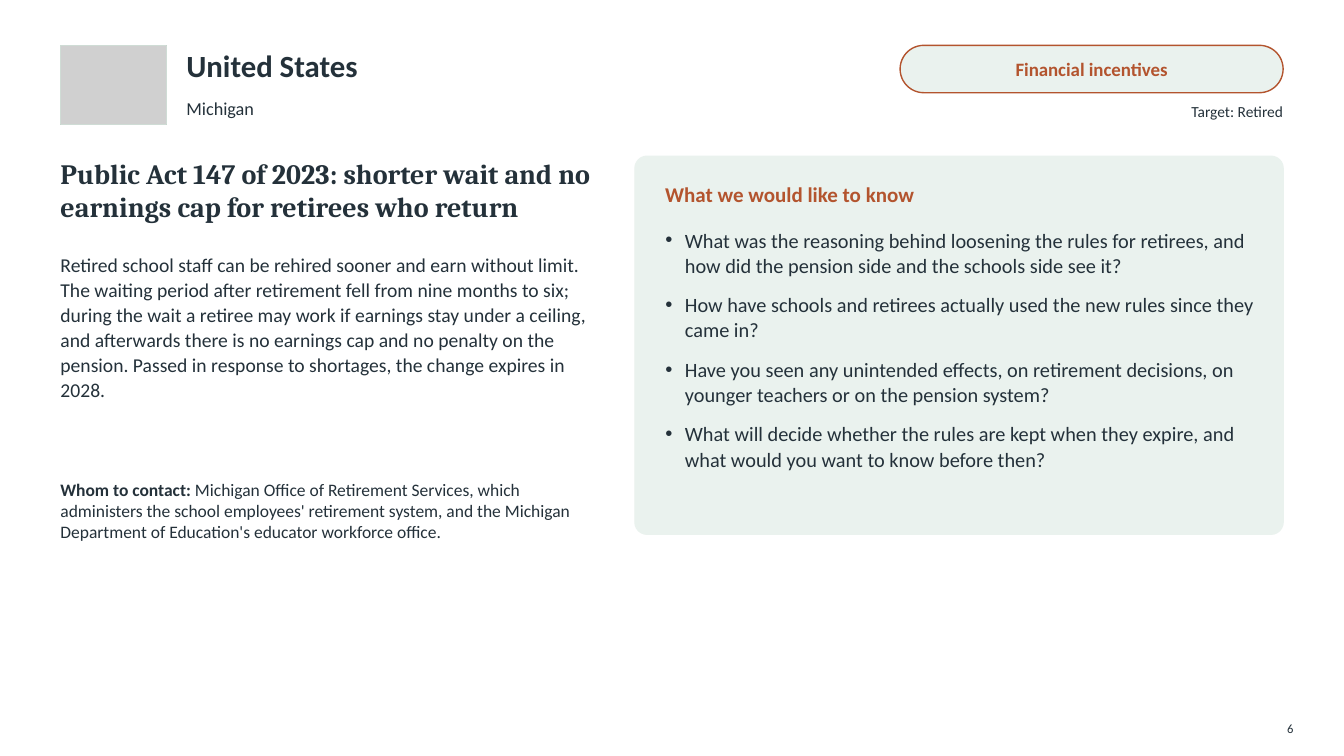
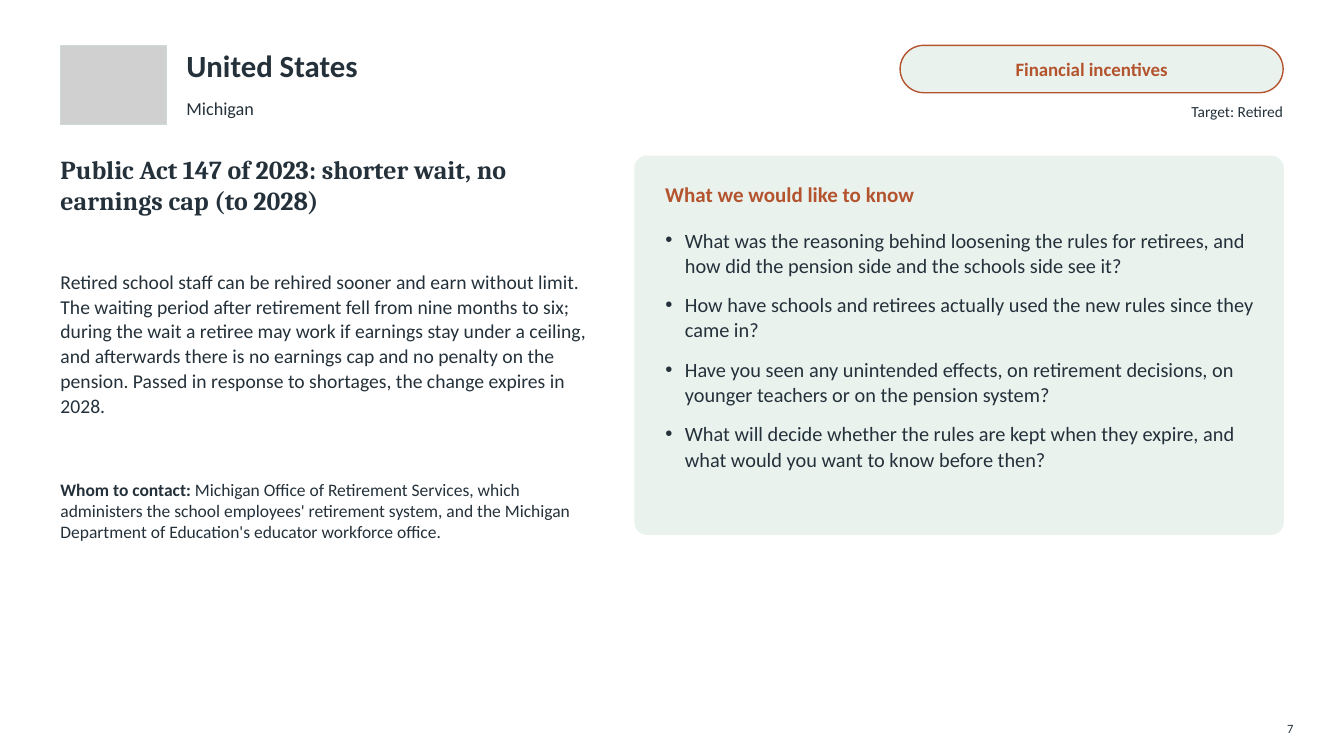
Before and after one commit to jedr1-ship-it/Alternative-Pathways----Quant, a slide deck: slide 7 of policies/Countries_to_contact.pptx (slide 6 before the commit). Drawn at 1344x756 pixels with LibreOffice and Linux fonts; fonts in the diff are those of the drawing; grey boxes stand for pictures. Boxes give left, top, right and bottom in pixels: in the first picture for what was removed or moved away, otherwise in the second. Text is boxed around its words. In the diff, an @@ line names an element or a change of style, - is before the commit and + after.

```diff
--- a/policies/Countries_to_contact.pptx
+++ b/policies/Countries_to_contact.pptx
@@ text at bbox=[60, 160, 506, 216]: text changed; size 20 to 18.5 pt @@
-Public Act 147 of 2023: shorter wait and no earnings cap for retirees who return
+Public Act 147 of 2023: shorter wait, no earnings cap (to 2028)
@@ text "Retired school staff can be ...": place and size @@
-text "Retired school staff can be ..." at bbox=[60, 258, 585, 397]
+text "Retired school staff can be ..." at bbox=[60, 275, 585, 413]
@@ text at bbox=[1287, 725, 1293, 733]: text changed @@
-6
+7
```
Also in this commit, not shown: 7 other slides changed, 1 slide added, 3 other files.
